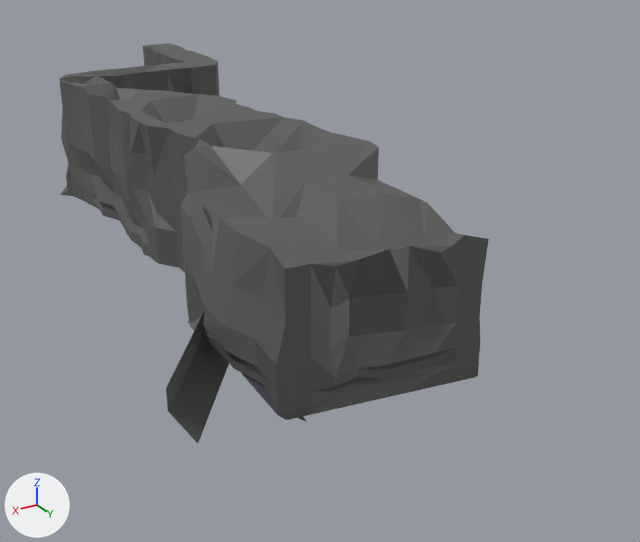
Before and after pictures for a commit that changed the Blender file TresFabulasGeniales/Assets/Modelos/Entorno/segundaHistoria/escena3/mazmorra.blend.
One viewpoint serves both versions: a 50 mm lens placed at (75.7, 219.8, 54.3), pointed at (10.4, 111.0, -0.1). Every picture has the same lights, and +X, +Y and +Z are marked at lower left.
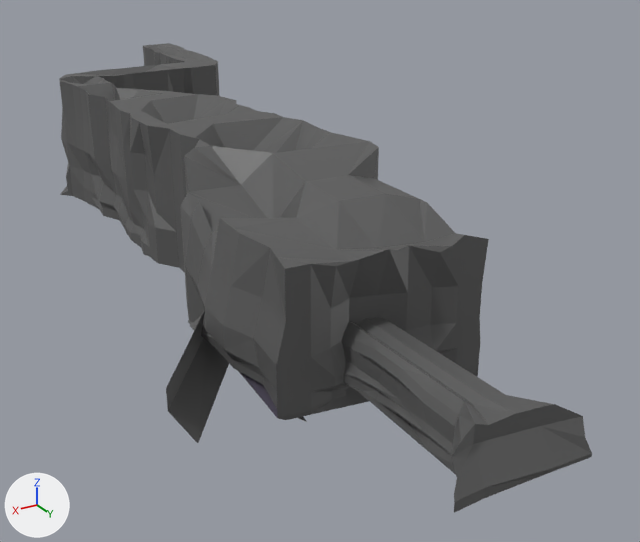
What the commit changed:
Material 'Material.003' (mat_material_003) is new.
Its base color is (0.144, 0.13, 0.19) (dark purple #6a6579).
me_plane is used by ob_plane; location (0.0, 0.0, 0.0); scale (3.06, 3.06, 3.06).
me_plane had 2202 vertices, 2077 faces and spanned x -1.2..15.5, y 7.8..49.0, z -0.3..7.4.
me_plane now has 2591 vertices, 2445 faces and spans x -1.2..15.5, y 7.8..56.5, z -0.3..7.4.
me_plane part 1: 22 vertices moved from x 3.9..12.3, y 40.6..49.0, z 0.9 to x 3.9..12.3, y 40.6..49.0, z 0.8; 8 vertices removed from x 7.0..10.1, y 41.0..48.6, z 0.4..2.9; 397 vertices added at x 0.2..10.9, y 7.8..56.5, z -0.1..7.2.
me_plane now uses material mat_material_003 (dark purple #6a6579).

What differs and where, as boxes (x1, y1, x2, y2) in the pictures (640 x 542 px):
'Plane', reshaped (24% wider, 17% taller)
    before: (59, 43, 489, 443)
    after: (59, 43, 592, 513)
part 1 of me_plane, built on
    before: (166, 293, 479, 443)
    after: (72, 44, 592, 513)
